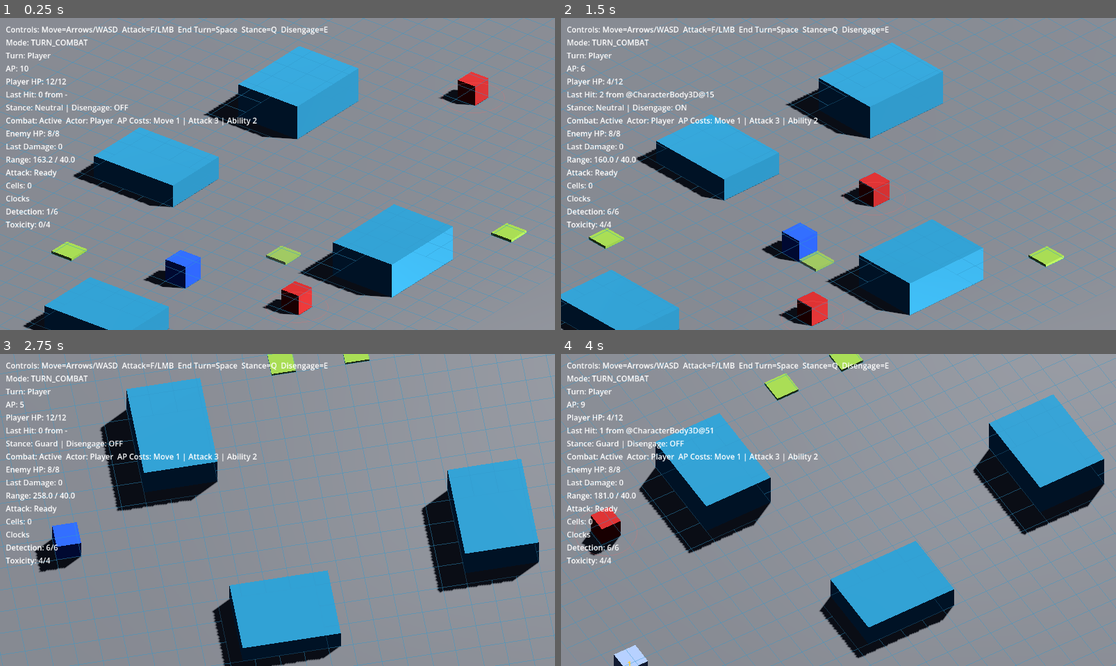
Above: before the commit, frames 1-4 (two rows, left to right).
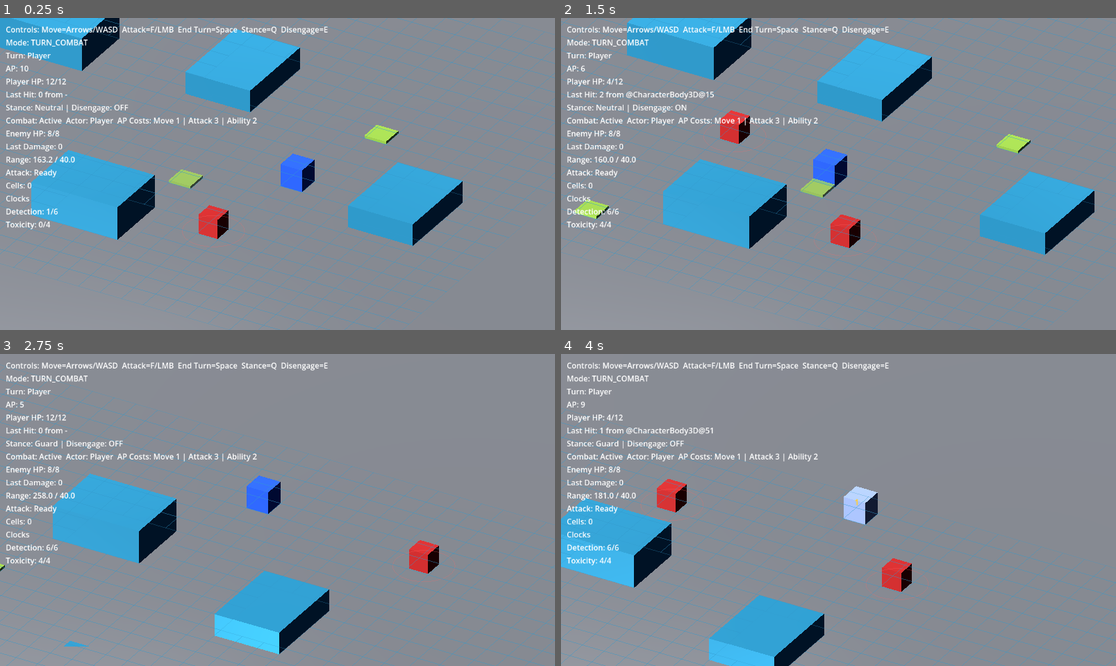
Above: after the commit, the same moments.

Repository: whelanworkmaster/cogs-and-catalysts
Game: Godot game, scene res://scenes/main.tscn
Two runs of this game, one before a commit and one after it. Both use one fixed random seed, a clock stepped at 60 frames per second and the inputs below.
Inputs (mouse positions are in pixels of both pictures, inside the frame that each line leads up to):
- Up to frame 1 (0.25 s): no input
- Up to frame 2 (1.5 s): tap Enter (ui_accept) at 0.5, 0.77 s; move the mouse to (960, 158) at 0.52 s; hold Right (ui_right) 0.53-1.28 s; tap F (attack) at 0.6 s; click (960, 158) at 0.67 s; move the mouse to (727, 189) at 1.27 s; hold Down (ui_down) from 1.28 s (still down); tap E (disengage) at 1.35 s
- Up to frame 3 (2.75 s): tap Enter (ui_accept) at 1.52 s; tap R at 2 s; move the mouse to (333, 441) at 2.02 s; release Down (ui_down) at 2.03 s; hold Right (ui_right) from 2.03 s (still down); tap Q (stance_cycle) at 2.1 s
- Up to frame 4 (4 s): move the mouse to (810, 572) at 2.77 s; release Right (ui_right) at 2.78 s; hold Up (ui_up) 2.78-3.53 s; tap Space at 2.85 s; click (810, 572) at 2.92 s; tap Enter (ui_accept) at 3.02, 3.77 s; move the mouse to (1005, 556) at 3.52 s; hold Left (ui_left) from 3.53 s (still down); tap R at 3.6 s

The runs differ from the first frame. In frame 1, 39% of the frame differs, in the area x 0-100%, y 0-100%; in frame 2, 39%; in frame 3, 31%; in frame 4, 34%.

Commit message:
Fix camera rotation to support full 360-degree orbit
Rewrote camera transform logic to manually construct rotation instead of using look_at, which was causing the camera to flip and prevent full rotation. Also reduced pitch angle from 45 to 30 degrees for a more horizontal viewing angle.

- Replace look_at with manual basis construction using cross products
- Use clearer spherical coordinate positioning
- Change pitch from -45° to -30° for better gameplay view

Co-Authored-By: Claude Sonnet 4.5 <noreply@anthropic.com>

Diff:
--- a/scripts/camera/camera_rig.gd
+++ b/scripts/camera/camera_rig.gd
@@ -7,7 +7,7 @@
 @export var min_zoom: float = 5.0
 @export var max_zoom: float = 60.0
 @export var initial_zoom: float = 30.0
-@export var pitch_deg: float = -45.0
+@export var pitch_deg: float = -30.0
 @export var initial_yaw_deg: float = -30.0
 @export var follow_target: NodePath = ""
 @export var follow_smoothing: float = 8.0
@@ -60,9 +60,25 @@
 		return
 	# Distance must scale with ortho size so the bottom of the view stays above ground
 	var distance := _zoom * 1.0
-	var offset := Vector3.ZERO
-	offset.x = distance * cos(_pitch) * sin(_yaw)
-	offset.y = distance * -sin(_pitch)
-	offset.z = distance * cos(_pitch) * cos(_yaw)
-	_camera.position = offset
-	_camera.look_at(Vector3.ZERO)
+
+	# Use spherical coordinates to position camera in orbit
+	# The pitch is locked at 45 degrees down, yaw rotates around
+	var pitch_from_horizontal := absf(_pitch)  # 45 degrees
+	var height := distance * sin(pitch_from_horizontal)
+	var radius := distance * cos(pitch_from_horizontal)
+
+	# Start behind the origin (positive Z), then rotate by yaw around Y axis
+	var base_position := Vector3(0, height, radius)
+	var camera_offset := base_position.rotated(Vector3.UP, _yaw)
+
+	_camera.position = camera_offset
+
+	# Manually construct camera rotation to avoid look_at issues
+	# Calculate direction from camera to target (forward)
+	var to_target := (Vector3.ZERO - camera_offset).normalized()
+	# Calculate right vector (perpendicular to forward and world up)
+	var camera_right := Vector3.UP.cross(to_target).normalized()
+	# Calculate up vector (perpendicular to forward and right, ensures no roll)
+	var camera_up := to_target.cross(camera_right).normalized()
+	# Construct basis (camera looks along -Z, so Z axis is opposite of forward)
+	_camera.basis = Basis(camera_right, camera_up, -to_target)
